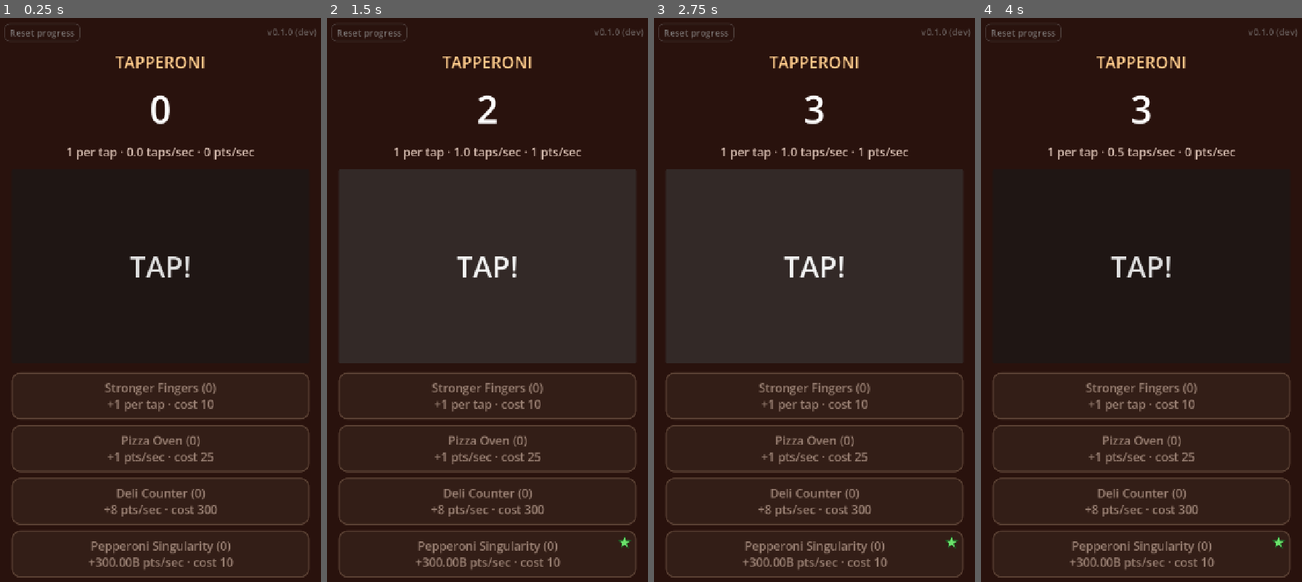
Above: before the commit, frames 1-4 (left to right).
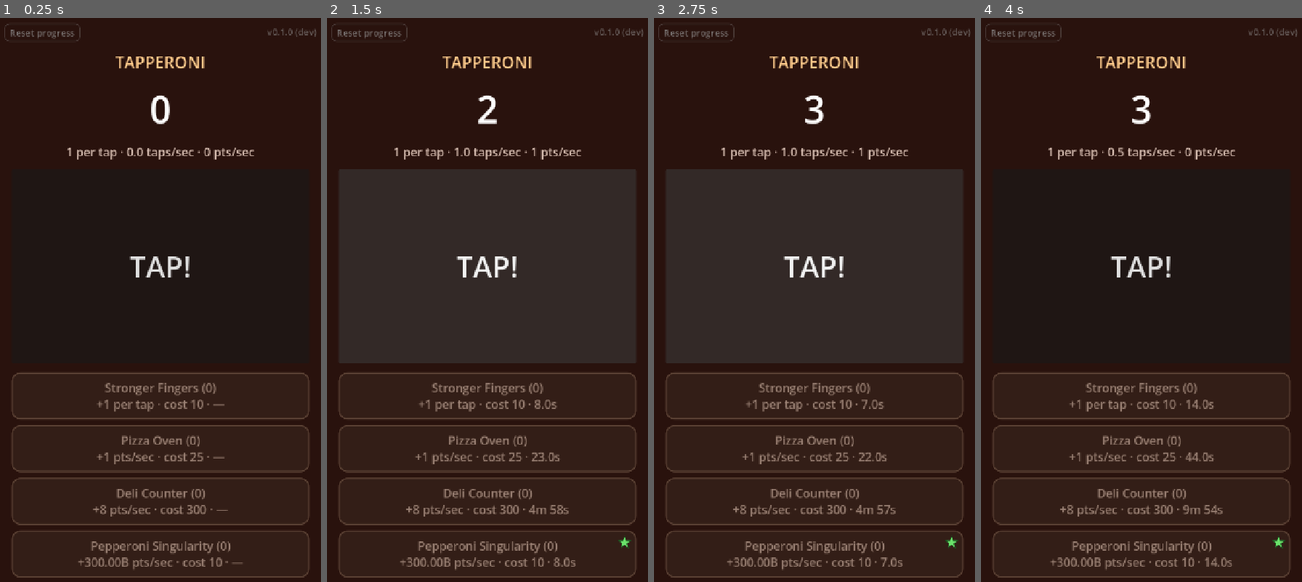
Above: after the commit, the same moments.

Repository: DukeOfEtiquette/tapperoni
Game: Godot game, scene res://scenes/main.tscn
The game is run twice, just before and just after one commit, with the same random seed, the same clock (stepped at 60 frames per second) and the same inputs.
Inputs:
- Up to frame 1 (0.25 s): no input
- Up to frame 2 (1.5 s): click "TAP!" at 0.5 s; click "TAP!" at 1.25 s
- Up to frame 3 (2.75 s): click "TAP!" at 2 s
- Up to frame 4 (4 s): click "Reset progress" at 2.75 s

The runs differ from the first frame. In frame 1, 1.4% of the frame differs, in the area x 24-76%, y 67-98%; in frame 2, 1.6%; in frame 3, 1.6%; in frame 4, 1.6%, in the area x 21-79%, y 67-98%.

Commit message:
Show a countdown to affordability on each upgrade button
Each button ends with how long until it's affordable at passive income
plus per-tap times the on-screen taps/sec, so tapping visibly shortens it:
"0.0s" once affordable, "—" with no income. Game.time_to_afford computes it
(payback_time now builds on it) and Game.format_duration formats it,
rounding up and switching to years before integers could overflow.

Co-Authored-By: Claude Opus 5.5 <noreply@anthropic.com>

Diff:
--- a/scripts/game.gd
+++ b/scripts/game.gd
@@ -99,21 +99,26 @@
 	return pepperoni >= cost(id)
 
 
-## Seconds until buying `id` has paid for itself: the wait to afford it at the current income,
-## plus the time its extra income takes to earn its cost back. Taps are valued at
-## `taps_per_second`. INF if it never would (no income to save up with, or nothing gained).
-## The lowest is the best next buy.
+## Seconds until `id` is affordable at the current income: per_second() plus per_tap() at
+## `taps_per_second`. 0 if it already is; INF if it isn't and there's no income.
+func time_to_afford(id: String, taps_per_second: float) -> float:
+	var shortfall := cost(id) - pepperoni
+	if shortfall <= 0.0:
+		return 0.0
+	var income := per_second() + per_tap() * taps_per_second
+	return shortfall / income if income > 0.0 else INF
+
+
+## Seconds until buying `id` has paid for itself: the wait to afford it (time_to_afford), plus
+## the time its extra income takes to earn its cost back. Taps are valued at `taps_per_second`.
+## INF if it never would (no income to save up with, or nothing gained). The lowest is the best
+## next buy.
 func payback_time(id: String, taps_per_second: float) -> float:
 	var u: Dictionary = UPGRADES[id]
 	var gain: float = u.per_second + u.per_tap * taps_per_second
 	if gain <= 0.0:
 		return INF
-	var income := per_second() + per_tap() * taps_per_second
-	var shortfall := maxf(0.0, cost(id) - pepperoni)
-	if shortfall > 0.0 and income <= 0.0:
-		return INF
-	var wait := shortfall / income if shortfall > 0.0 else 0.0
-	return wait + cost(id) / gain
+	return time_to_afford(id, taps_per_second) + cost(id) / gain   # INF + anything is INF
 
 
 func tap() -> float:
@@ -189,6 +194,33 @@
 
 
 # ---- formatting ------------------------------------------------------------------------------
+
+## A countdown: "0.0s" ... "59.9s", "4m 05s", "2h 13m", "3d 04h", then years ("12.5y", "4,500y").
+## Rounds up, so it reads "0.0s" only at zero, never while there's still time left. "—" for
+## INF (never).
+static func format_duration(seconds: float) -> String:
+	if is_nan(seconds) or is_inf(seconds):
+		return "—"
+	seconds = maxf(seconds, 0.0)
+	if seconds < 1e9:   # ~32 years: small enough for whole numbers (beyond, ceili overflows)
+		var tenths := ceili(seconds * 10.0)
+		if tenths < 600:
+			return "%.1fs" % (tenths / 10.0)
+		var total_seconds := ceili(seconds)
+		if total_seconds < 3600:
+			return "%dm %02ds" % [total_seconds / 60, total_seconds % 60]
+		var total_minutes := ceili(seconds / 60.0)
+		if total_minutes < 24 * 60:
+			return "%dh %02dm" % [total_minutes / 60, total_minutes % 60]
+		var total_hours := ceili(seconds / 3600.0)
+		if total_hours < 365 * 24:
+			return "%dd %02dh" % [total_hours / 24, total_hours % 24]
+	var years := seconds / (365.25 * 24 * 3600)
+	if years < 1000.0:
+		return "%.1fy" % years
+	return format_number(years) + "y"
+
+
 
 ## 1234 -> "1,234", 1234567 -> "1.23M"; from 1e15, past T, scientific ("4.56e15").
 ## Rounds first, then picks the suffix or exponent, so 999,999,999 is "1.00B", not "1000.00M".
--- a/scripts/main.gd
+++ b/scripts/main.gd
@@ -62,6 +62,7 @@
 	_forget_old_taps()
 	_update_rate()
 	_update_recommendation()
+	_update_upgrade_buttons()
 	_update_reset_hold(delta)
 	if _held_id != "":
 		# The button may have been disabled under the finger (can't afford): then button_up
@@ -121,10 +122,18 @@
 func _refresh() -> void:
 	_count_label.text = Game.format_number(Game.pepperoni)
 	_update_rate()
+	_update_upgrade_buttons()
+
+
+## "Pizza Oven (3)" over "+1 pts/sec · cost 38 · 12.4s": the effect, the cost, and how long until
+## it's affordable at the current tap rate plus passive income ("0.0s" once it is).
+func _update_upgrade_buttons() -> void:
+	var taps_per_second := _taps_per_second(RATE_TAP_WINDOW)   # the rate shown on screen
 	for id: String in _upgrade_buttons:
 		var u: Dictionary = Game.UPGRADES[id]
 		var b: Button = _upgrade_buttons[id]
-		b.text = "%s (%d)\n%s · cost %s" % [u.name, Game.owned[id], _upgrade_effect_text(u), Game.format_number(Game.cost(id))]
+		b.text = "%s (%d)\n%s · cost %s · %s" % [u.name, Game.owned[id], _upgrade_effect_text(u),
+			Game.format_number(Game.cost(id)), Game.format_duration(Game.time_to_afford(id, taps_per_second))]
 		b.disabled = not Game.can_buy(id)
 
 
--- /dev/null
+++ b/tests/test_format_duration.gd
@@ -0,0 +1,36 @@
+extends "res://tests/test_case.gd"
+## Game.format_duration: the countdown on upgrade buttons.
+
+const GameScript := preload("res://scripts/game.gd")   ## static functions only; not the autoload
+
+
+func test_zero_only_at_zero() -> void:
+	expect_eq(GameScript.format_duration(0.0), "0.0s")
+	expect_eq(GameScript.format_duration(-3.0), "0.0s", "negative")
+	expect_eq(GameScript.format_duration(0.04), "0.1s", "rounds up, so never 0.0s with time left")
+
+
+func test_seconds() -> void:
+	expect_eq(GameScript.format_duration(12.34), "12.4s")
+	expect_eq(GameScript.format_duration(59.85), "59.9s")
+	expect_eq(GameScript.format_duration(59.95), "1m 00s", "rounds up into minutes")
+
+
+func test_minutes_hours_days() -> void:
+	expect_eq(GameScript.format_duration(125.2), "2m 06s")
+	expect_eq(GameScript.format_duration(3599.5), "1h 00m", "rounds up into hours")
+	expect_eq(GameScript.format_duration(2 * 3600 + 13 * 60), "2h 13m")
+	expect_eq(GameScript.format_duration(3 * 86400 + 4 * 3600), "3d 04h")
+	expect_eq(GameScript.format_duration(364 * 86400 + 23.5 * 3600), "1.0y", "rounds up into years")
+
+
+func test_years() -> void:
+	var year := 365.25 * 86400
+	expect_eq(GameScript.format_duration(12.5 * year), "12.5y")
+	expect_eq(GameScript.format_duration(4500 * year), "4,500y")
+	expect_eq(GameScript.format_duration(1.8e11 * year), "180.00By")
+
+
+func test_never() -> void:
+	expect_eq(GameScript.format_duration(INF), "—")
+	expect_eq(GameScript.format_duration(NAN), "—")
Not shown, added: tests/test_format_duration.gd.uid
Not shown, changed: CLAUDE.md
